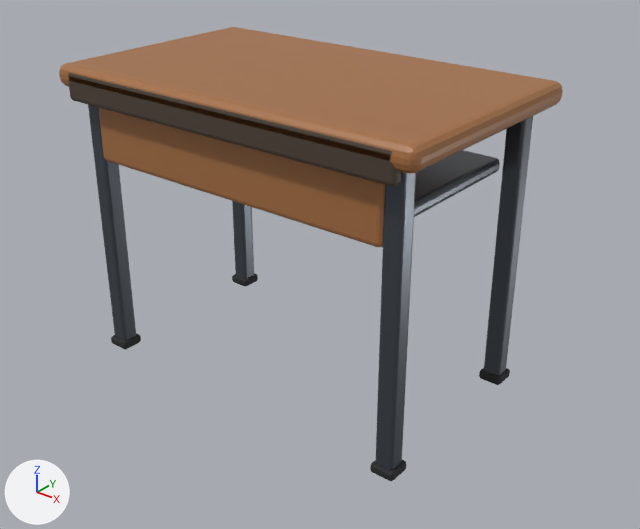
The glTF model public/assets/3d/desk.glb: old version first, new version second.
Rendered twice from a 50 mm lens placed at (1.274, -1.527, 1.24), pointed at (0.057, -0.005, 0.297). Every picture has the same lights, and +X, +Y and +Z are marked at lower left. The first picture is the older version. Where no turn or scale is listed for an object, it has been applied to the vertices. Vertices at exactly the same position are counted once.

Names of what the first picture shows: 'DeskFoot1', 'DeskFoot2', 'DeskFoot3', 'DeskFoot4', 'DeskLeg1', 'DeskLeg2', 'DeskLeg3', 'DeskLeg4', 'Desktop', 'DesktopFrontEdge', 'FrontApron', 'UnderDeskShelf'.
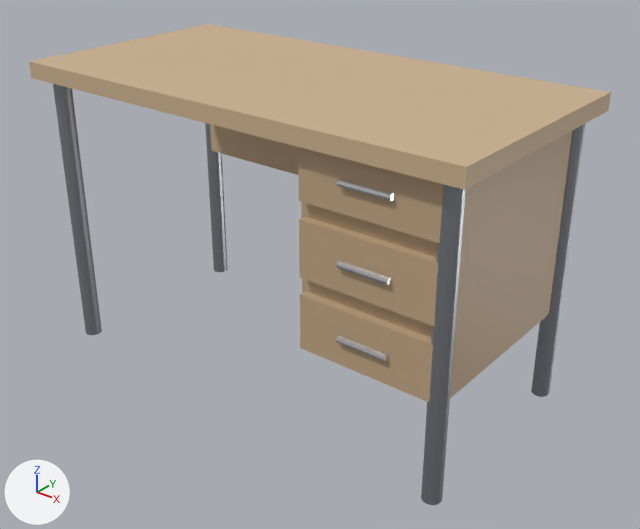
Where the change shows, as pixel boxes (x1, y1, x2, y2) in the pictures (640 x 529 px):
'Desktop', reshaped, moved, rescaled, recoloured (15% wider, 14% taller)
    before: (59, 27, 563, 173)
    after: (29, 24, 611, 190)
'Desk_DrawerUnit', added (beige)
    after: (301, 131, 572, 398)
'FrontApron', deleted (brown)
    before: (98, 107, 385, 247)
'DesktopFrontEdge', deleted (brown)
    before: (68, 73, 401, 186)
'Desk_DrawerFront_1', added (beige)
    after: (299, 217, 438, 326)
'DeskLeg2', deleted
    before: (376, 172, 416, 470)
'Desk_DrawerFront_0', added (beige)
    after: (300, 291, 433, 402)
'Desk_DrawerFront_2', added (beige)
    after: (298, 147, 443, 243)
'Desk_Leg_0.55_-0.25', added
    after: (421, 184, 466, 505)
'DeskLeg4', deleted
    before: (484, 116, 533, 375)
'DeskLeg1', deleted
    before: (88, 105, 136, 340)
'Desk_Leg_-0.55_-0.25', added
    after: (53, 84, 102, 335)
'Desk_Leg_0.55_0.25', added
    after: (531, 123, 586, 397)
'UnderDeskShelf', deleted
    before: (414, 150, 500, 217)
'Desk_ModestyPanel', added (beige)
    after: (210, 124, 298, 175)
'Desk_Leg_-0.55_0.25', added
    after: (205, 123, 228, 272)
'DeskLeg3', deleted
    before: (232, 201, 254, 279)
'Desk_DrawerHandle_2', added
    after: (337, 179, 394, 201)
'Desk_DrawerHandle_1', added
    after: (336, 260, 391, 285)
'Desk_DrawerHandle_0', added
    after: (336, 335, 388, 361)
'DeskFoot2', deleted
    before: (370, 460, 406, 481)
'DeskFoot4', deleted
    before: (479, 368, 510, 385)
'DeskFoot1', deleted
    before: (111, 333, 141, 349)
'DeskFoot3', deleted
    before: (232, 273, 258, 286)

Diff of the bpy script that builds the scene:
```diff
--- a/public/assets/3d/desk.glb.py
+++ b/public/assets/3d/desk.glb.py
@@ me_cube @@
 # used by ob_desktop; parent = ob_ts_desk_root; location = (0.0, 0.0, 0.733)
-me_cube.from_pydata(...)  # 96 vertices, 188 faces; spans x -0.5..0.5, y -0.3..0.3, z -0.027..0.027
-me_cube.materials.append(mat_deskwarmoak)  # brown #a66f42
+me_cube.from_pydata(...)  # 8 vertices, 12 faces; spans x -0.5..0.5, y -0.5..0.5, z -0.5..0.5
+# me_cube part 1: the whole mesh is rebuilt
+me_cube.materials.append(mat_desktopoak)  # beige #ceb390
@@ ob_deskfoot1 @@
-ob_deskfoot1 = bpy.data.objects.new('DeskFoot1', me_cube_005)
@@ ob_deskfoot2 @@
-ob_deskfoot2 = bpy.data.objects.new('DeskFoot2', me_cube_007)
@@ ob_deskfoot3 @@
-ob_deskfoot3 = bpy.data.objects.new('DeskFoot3', me_cube_009)
@@ ob_deskfoot4 @@
-ob_deskfoot4 = bpy.data.objects.new('DeskFoot4', me_cube_011)
@@ ob_deskleg1 @@
-ob_deskleg1 = bpy.data.objects.new('DeskLeg1', me_cube_004)
@@ ob_deskleg2 @@
-ob_deskleg2 = bpy.data.objects.new('DeskLeg2', me_cube_006)
@@ ob_deskleg3 @@
-ob_deskleg3 = bpy.data.objects.new('DeskLeg3', me_cube_008)
@@ ob_deskleg4 @@
-ob_deskleg4 = bpy.data.objects.new('DeskLeg4', me_cube_010)
@@ ob_desktop @@
 ob_desktop.parent = ob_ts_desk_root
-ob_desktop.location = (0.0, 0.0, 0.733)
+ob_desktop.location = (0.0, 0.0, 0.73)
+ob_desktop.scale = (1.2, 0.6, 0.04)
@@ ob_desktopfrontedge @@
-ob_desktopfrontedge = bpy.data.objects.new('DesktopFrontEdge', me_cube_001)
@@ ob_frontapron @@
-ob_frontapron = bpy.data.objects.new('FrontApron', me_cube_003)
@@ ob_underdeskshelf @@
-ob_underdeskshelf = bpy.data.objects.new('UnderDeskShelf', me_cube_002)
@@ ob_desk_modestypanel @@
+ob_desk_modestypanel = bpy.data.objects.new('Desk_ModestyPanel', me_cube_001_1)  # a box spanning x -0.55..0.55, y -0.01..0.01, z -0.15..0.15; in mat_desktopoak (beige #ceb390)
+ob_desk_modestypanel.location = (0.0, 0.24, 0.55)
@@ ob_desk_leg__0_55__0_25 @@
+ob_desk_leg__0_55__0_25 = bpy.data.objects.new('Desk_Leg_-0.55_-0.25', me_cylinder)  # 28 vertices, 52 faces; spans x -0.021..0.021, y -0.022..0.022, z -0.355..0.355; in mat_desklegsteel (grey #a0a4aa)
+ob_desk_leg__0_55__0_25.location = (-0.55, -0.25, 0.355)
@@ ob_desk_leg__0_55_0_25 @@
+ob_desk_leg__0_55_0_25 = bpy.data.objects.new('Desk_Leg_-0.55_0.25', me_cylinder.copy())
+ob_desk_leg__0_55_0_25.location = (-0.55, 0.25, 0.355)
@@ ob_desk_leg_0_55__0_25 @@
+ob_desk_leg_0_55__0_25 = bpy.data.objects.new('Desk_Leg_0.55_-0.25', me_cylinder.copy())
+ob_desk_leg_0_55__0_25.location = (0.55, -0.25, 0.355)
@@ ob_desk_leg_0_55_0_25 @@
+ob_desk_leg_0_55_0_25 = bpy.data.objects.new('Desk_Leg_0.55_0.25', me_cylinder.copy())
+ob_desk_leg_0_55_0_25.location = (0.55, 0.25, 0.355)
@@ ob_desk_drawerunit @@
+ob_desk_drawerunit = bpy.data.objects.new('Desk_DrawerUnit', me_cube_002_1)  # a box spanning x -0.175..0.175, y -0.25..0.25, z -0.25..0.25; in mat_drawerfront (beige #c4a886)
+ob_desk_drawerunit.location = (0.38, 0.0, 0.48)
@@ ob_desk_drawerhandle_2 @@
+ob_desk_drawerhandle_2 = bpy.data.objects.new('Desk_DrawerHandle_2', me_cylinder_006)  # an 8-sided cylinder along x spanning x -0.06..0.06, y -0.008..0.008, z -0.008..0.008; in mat_handlechrome (white #e7eaed)
+ob_desk_drawerhandle_2.location = (0.38, -0.275, 0.65)
@@ ob_desk_drawerhandle_1 @@
+ob_desk_drawerhandle_1 = bpy.data.objects.new('Desk_DrawerHandle_1', me_cylinder_006.copy())
+ob_desk_drawerhandle_1.location = (0.38, -0.275, 0.48)
@@ ob_desk_drawerhandle_0 @@
+ob_desk_drawerhandle_0 = bpy.data.objects.new('Desk_DrawerHandle_0', me_cylinder_006.copy())
+ob_desk_drawerhandle_0.location = (0.38, -0.275, 0.31)
@@ ob_desk_drawerfront_2 @@
+ob_desk_drawerfront_2 = bpy.data.objects.new('Desk_DrawerFront_2', me_cube_005_1)  # a box spanning x -0.165..0.165, y -0.01..0.01, z -0.065..0.065; in mat_drawerfront (beige #c4a886)
+ob_desk_drawerfront_2.location = (0.38, -0.26, 0.65)
@@ ob_desk_drawerfront_1 @@
+ob_desk_drawerfront_1 = bpy.data.objects.new('Desk_DrawerFront_1', me_cube_005_1.copy())
+ob_desk_drawerfront_1.location = (0.38, -0.26, 0.48)
@@ ob_desk_drawerfront_0 @@
+ob_desk_drawerfront_0 = bpy.data.objects.new('Desk_DrawerFront_0', me_cube_005_1.copy())
+ob_desk_drawerfront_0.location = (0.38, -0.26, 0.31)
```
